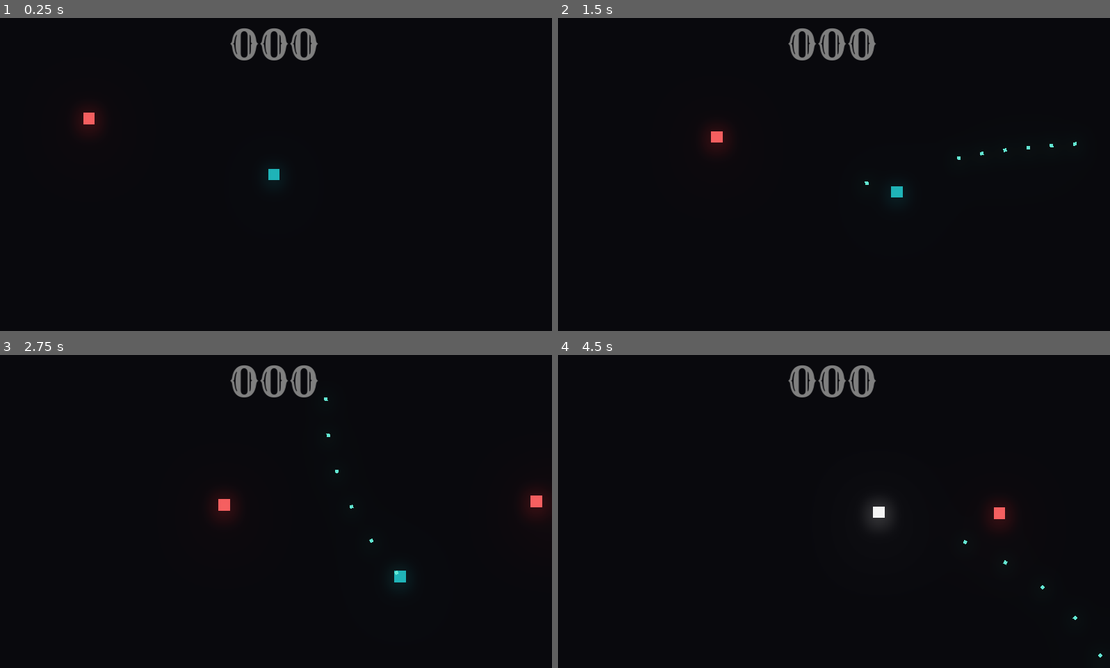
Above: before the commit, frames 1-4 (two rows, left to right).
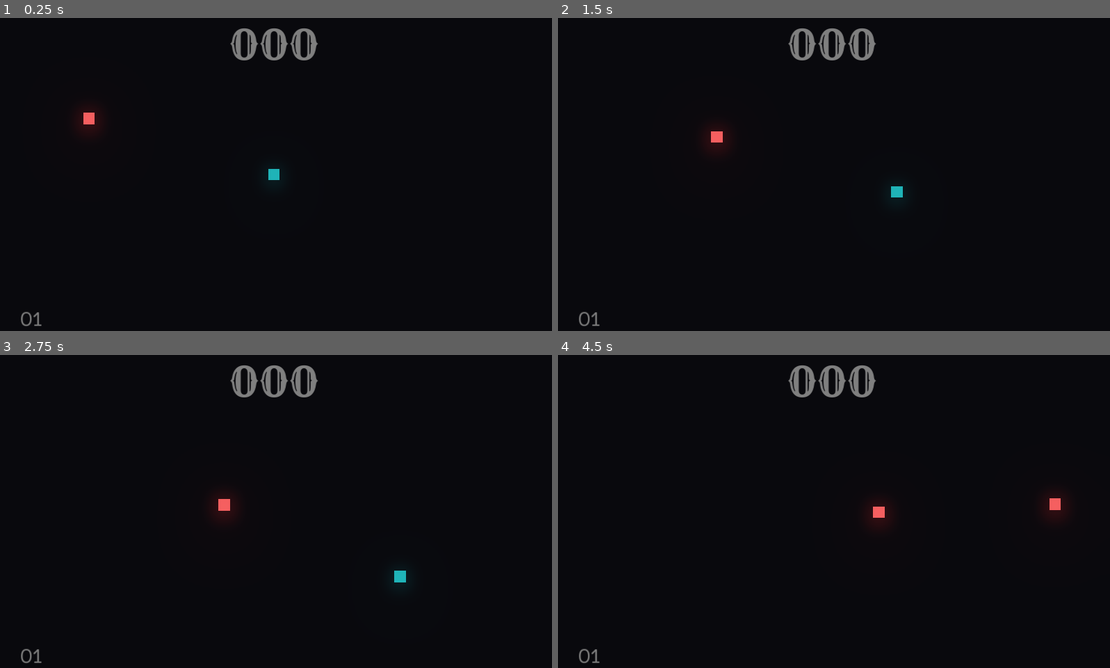
Above: after the commit, the same moments.

Repository: vecno-io/metafab-space-whales
Game: Godot game, scene res://MainScene.tscn
Two runs of this game, one before a commit and one after it. Both use one fixed random seed, a clock stepped at 60 frames per second and the inputs below.
Inputs (mouse positions are in pixels of both pictures, inside the frame that each line leads up to):
- Up to frame 1 (0.25 s): no input
- Up to frame 2 (1.5 s): tap Enter at 0.5 s; move the mouse to (955, 158) at 0.52 s; press the mouse at (955, 158) at 0.53 s; hold D (move_right) 0.53-1.28 s; move the mouse to (718, 190) at 1.27 s; release the mouse at (718, 190) at 1.28 s; hold S (move_down) from 1.28 s (still down); click (718, 190) at 1.35 s
- Up to frame 3 (2.75 s): move the mouse to (331, 442) at 2.02 s; release S (move_down) at 2.03 s; press the mouse at (331, 442) at 2.03 s; hold D (move_right) from 2.03 s (still down)
- Up to frame 4 (4.5 s): move the mouse to (806, 574) at 2.77 s; release D (move_right) at 2.78 s; release the mouse at (806, 574) at 2.78 s; hold W (move_up) 2.78-3.53 s; click (806, 574) at 2.85 s; move the mouse to (999, 558) at 3.52 s; press the mouse at (999, 558) at 3.53 s; hold A (move_left) from 3.53 s (still down); move the mouse to (662, 464) at 4.27 s; release the mouse at (662, 464) at 4.28 s; click (662, 464) at 4.35 s

The runs differ from the first frame. In frame 1, less than 0.1% of the frame differs, in the area x 3-8%, y 93-99%; in frame 2, 0.1%; in frame 3, 0.4%; in frame 4, 0.7%, in the area x 3-99%, y 44-99%.
Error after the commit: Invalid get index 'sector_node' (on base: 'Node (Global.gd)'). (res://prefabs/Player.gd:31)

Commit message:
init sector difficulty levels

Diff:
--- a/client/MainScene.tscn
+++ b/client/MainScene.tscn
@@ -1,8 +1,9 @@
-[gd_scene load_steps=6 format=2]
+[gd_scene load_steps=8 format=2]
 
 [ext_resource path="res://prefabs/Sector.tscn" type="PackedScene" id=1]
 [ext_resource path="res://assets/fonts/Rye-Regular.ttf" type="DynamicFontData" id=2]
 [ext_resource path="res://Overlay.gd" type="Script" id=3]
+[ext_resource path="res://assets/fonts/Oldenburg-Regular.ttf" type="DynamicFontData" id=4]
 
 [sub_resource type="DynamicFont" id=2]
 size = 72
@@ -10,6 +11,11 @@
 use_mipmaps = true
 use_filter = true
 font_data = ExtResource( 2 )
+
+[sub_resource type="DynamicFont" id=3]
+size = 32
+use_filter = true
+font_data = ExtResource( 4 )
 
 [sub_resource type="Environment" id=1]
 background_mode = 4
@@ -46,5 +52,19 @@
 align = 1
 valign = 1
 
+[node name="SectorLevel" type="Label" parent="Overlay/Control"]
+unique_name_in_owner = true
+modulate = Color( 0.501961, 0.501961, 0.501961, 1 )
+anchor_top = 1.0
+anchor_bottom = 1.0
+margin_top = -41.0
+margin_right = 120.0
+rect_min_size = Vector2( 120, 0 )
+size_flags_horizontal = 4
+custom_fonts/font = SubResource( 3 )
+text = "01"
+align = 1
+valign = 1
+
 [node name="WorldEnvironment" type="WorldEnvironment" parent="."]
 environment = SubResource( 1 )
--- a/client/Overlay.gd
+++ b/client/Overlay.gd
@@ -2,16 +2,23 @@
 
 
 onready var total_points = get_node("%TotalPoints")
+onready var sector_level = get_node("%SectorLevel")
 
 
 func _ready():
 	#warning-ignore: return_value_discarded
 	Global.connect("updated_points", self, "_on_updated_points")
+	Global.connect("updated_difficulty", self, "_on_updated_difficulty")
 
 
 func _exit_tree():
 	Global.disconnect("updated_points", self, "_on_updated_points")
+	Global.disconnect("updated_difficulty", self, "_on_updated_difficulty")
 
 
-func _on_updated_points():
-	total_points.text = "%03d" % Global.points
+func _on_updated_points(value):
+	total_points.text = "%03d" % value
+
+
+func _on_updated_difficulty(value):
+	sector_level.text = "%02d" % value
--- a/client/autoload/Global.gd
+++ b/client/autoload/Global.gd
@@ -1,20 +1,52 @@
 extends Node
+
 
 signal game_paused
 signal game_unpaused
 
-signal updated_points
+signal updated_points(value)
+signal updated_difficulty(value)
+
 
 var points = 0 setget _no_set
 var paused = true setget _no_set
 
-var sector_node = null
 var local_camera = null
 var local_player = null
+var local_sector = null setget _set_sector
 
 
 func _no_set(_value):
 	pass
+
+
+func _set_sector(value):
+	_sector_disconnect()
+	local_sector = value
+	_sector_connect()
+	_sector_reset()
+
+
+func _sector_reset():
+	points = 0;
+	paused = false;
+	emit_signal("updated_points", 0)
+	emit_signal("updated_difficulty", 0)
+
+func _sector_connect():
+	if local_sector == null:
+		return
+	local_sector.connect("updated_difficulty", self, "_sector_updated_difficulty")
+
+
+func _sector_disconnect():
+	if local_sector == null:
+		return
+	local_sector.disconnect("updated_difficulty", self, "_sector_updated_difficulty")
+
+
+func _sector_updated_difficulty(value):
+	emit_signal("updated_difficulty", value)
 
 
 func pause_game():
@@ -29,7 +61,7 @@
 
 func add_points(value):
 	points += value
-	emit_signal("updated_points")
+	emit_signal("updated_points", points)
 
 
 func instance_node(node, parent, location):
--- a/client/prefabs/Enemy.gd
+++ b/client/prefabs/Enemy.gd
@@ -19,8 +19,8 @@
 	if hp <= 0:
 		queue_free()
 		Global.add_points(1)
-		if Global.sector_node != null:
-			var object = Global.instance_node(dust_particles, Global.sector_node, global_position)
+		if Global.local_sector != null:
+			var object = Global.instance_node(dust_particles, Global.local_sector, global_position)
 			object.rotation = velocity.angle()
 		if Global.local_camera != null:
 			Global.local_camera.screen_shake(18, 0.08)
--- a/client/prefabs/Sector.gd
+++ b/client/prefabs/Sector.gd
@@ -1,16 +1,19 @@
 extends Node2D
 
+signal updated_difficulty
 
-onready var firerate = get_node("%SpawnTimer")
+var difficulty = 0
+
+onready var spawn_timer = get_node("%SpawnTimer")
 
 var enemy_one = preload("res://prefabs/Enemy.tscn")
 
 func _ready():
-	Global.sector_node = self
+	Global.local_sector = self
 
 
 func _exit_tree():
-	Global.sector_node = null
+	Global.local_sector = null
 
 
 func _on_spawn_timeout():
@@ -27,3 +30,10 @@
 		if x < 480: x -= 480 + 64
 		else: x += 480 + 64
 	Global.instance_node(enemy_one, self, Vector2(x, y))
+
+
+func _on_difficulty_timeout():
+	if spawn_timer.wait_time > 0.6:
+		difficulty += 1
+		spawn_timer.wait_time -= 0.1
+		emit_signal("updated_difficulty", difficulty)
--- a/client/prefabs/Sector.tscn
+++ b/client/prefabs/Sector.tscn
@@ -24,8 +24,13 @@
 
 [node name="SpawnTimer" type="Timer" parent="."]
 unique_name_in_owner = true
-wait_time = 0.8
+wait_time = 1.8
+autostart = true
+
+[node name="DifficultyTimer" type="Timer" parent="."]
+wait_time = 7.2
 autostart = true
 
 [connection signal="timeout" from="Camera/ShakeTimer" to="Camera" method="_on_shake_timeout"]
 [connection signal="timeout" from="SpawnTimer" to="." method="_on_spawn_timeout"]
+[connection signal="timeout" from="DifficultyTimer" to="." method="_on_difficulty_timeout"]
